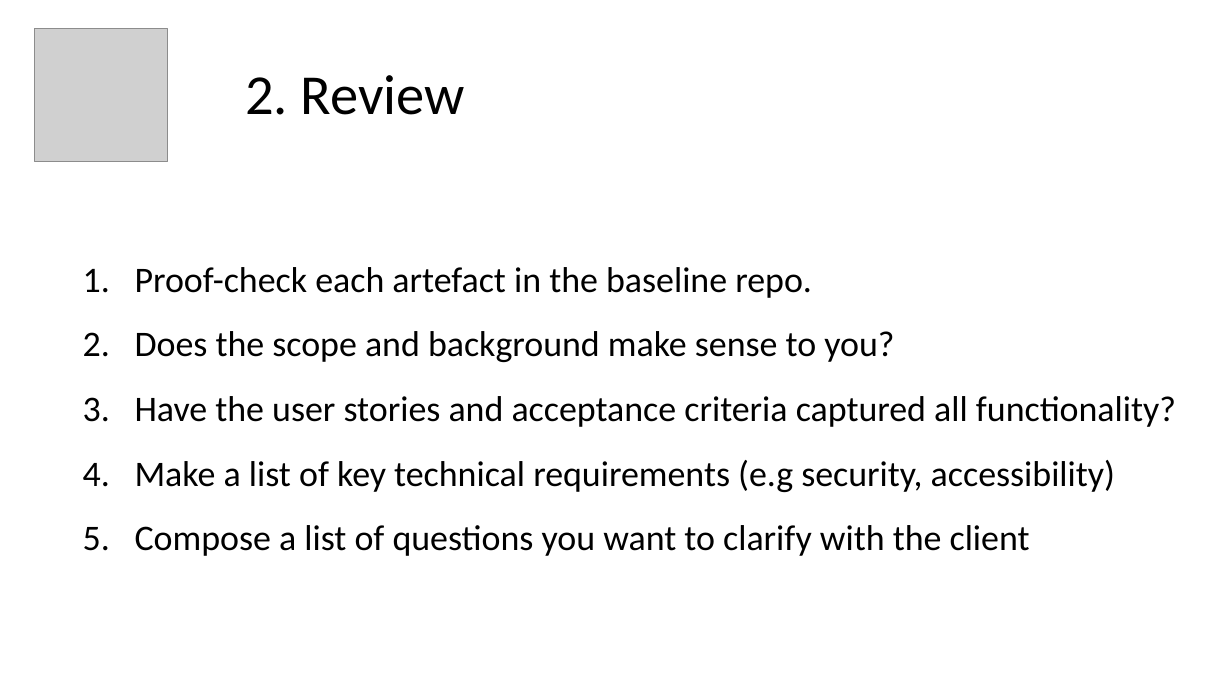
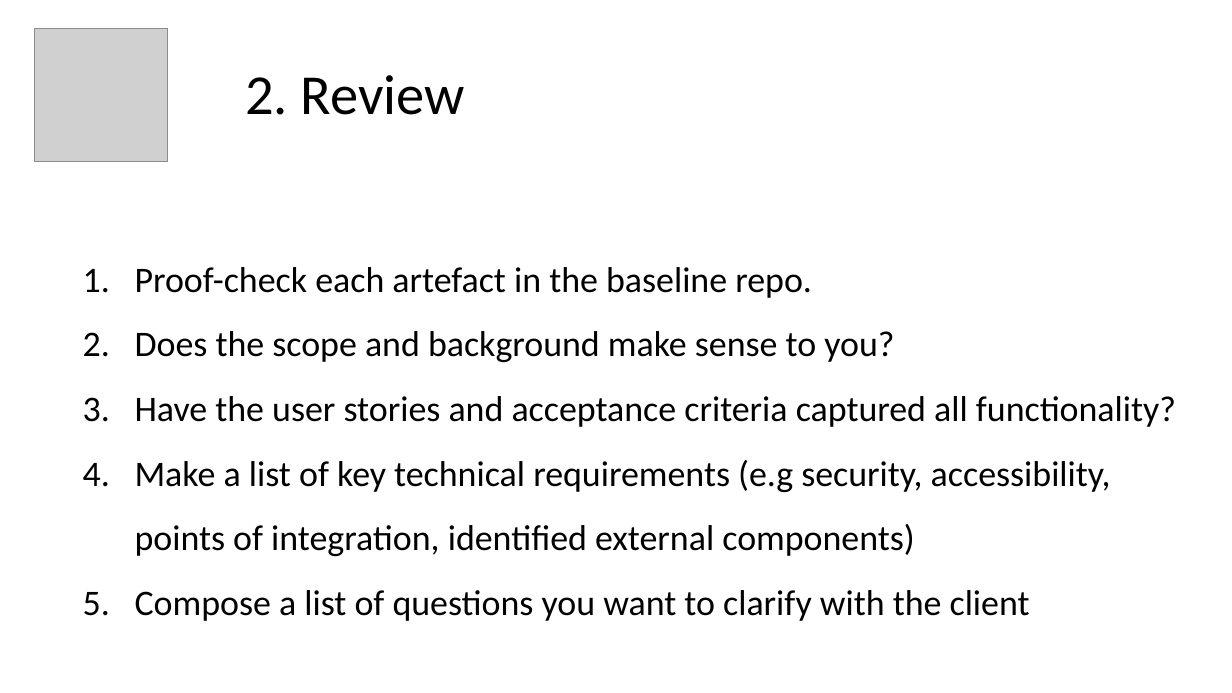
Before and after one commit to paulcalverley/paulcalverley, a slide deck: slide 17 of Week2_2025_DB.pptx. Drawn at 1232x693 pixels with LibreOffice and Linux fonts; fonts in the diff are those of the drawing; grey boxes stand for pictures. Boxes give left, top, right and bottom in pixels: in the first picture for what was removed or moved away, otherwise in the second. Text is boxed around its words. In the diff, an @@ line names an element or a change of style, - is before the commit and + after.

```diff
--- a/Week2_2025_DB.pptx
+++ b/Week2_2025_DB.pptx
@@ text at [135,460,1111,556]: text changed @@
-4. Make a list of key technical requirements (e.g security, accessibility)
+4. Make a list of key technical requirements (e.g security, accessibility,
+   points of integration, identified external components)
```
Also in this commit, not shown: 2 other slides changed, 1 slide added, 1 other file.
